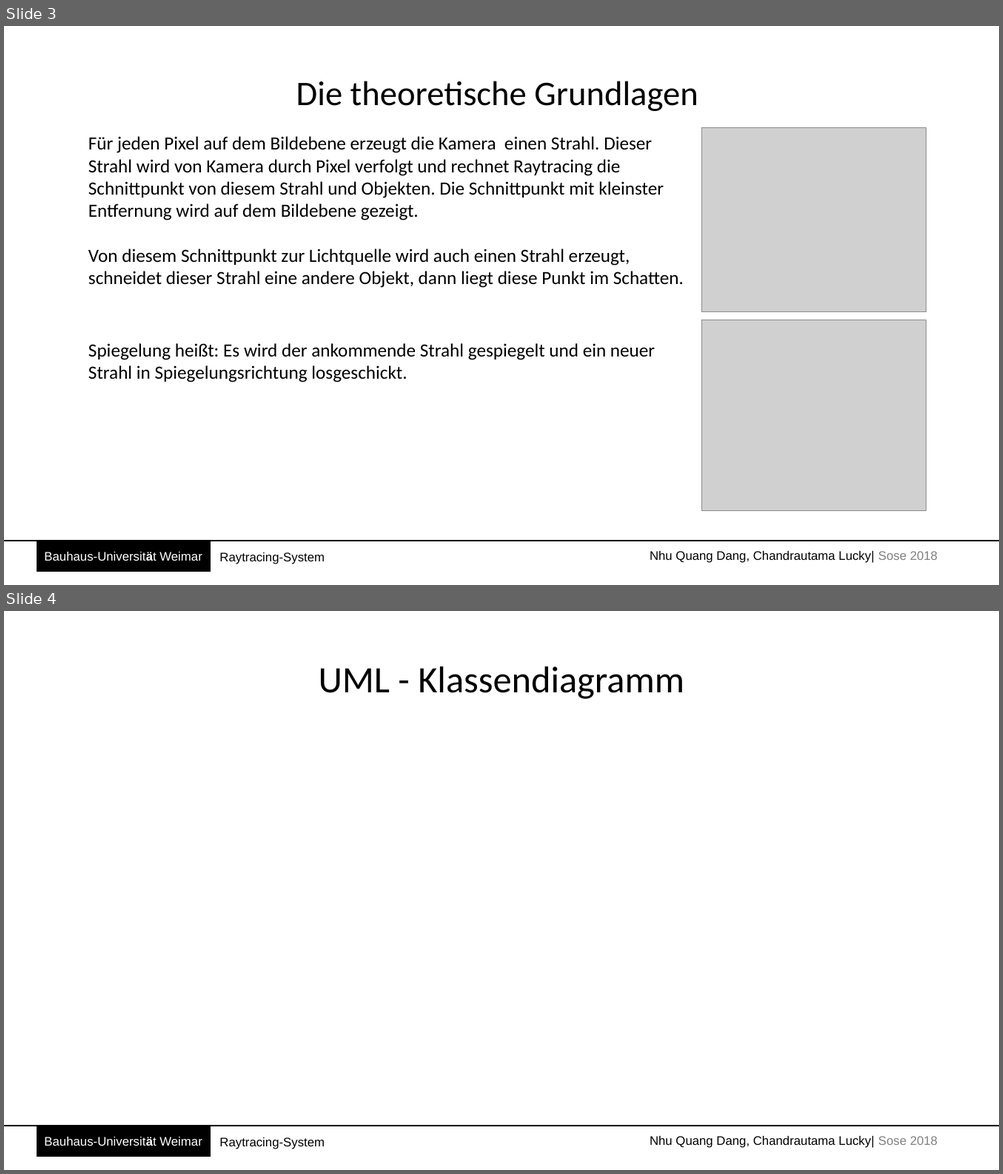
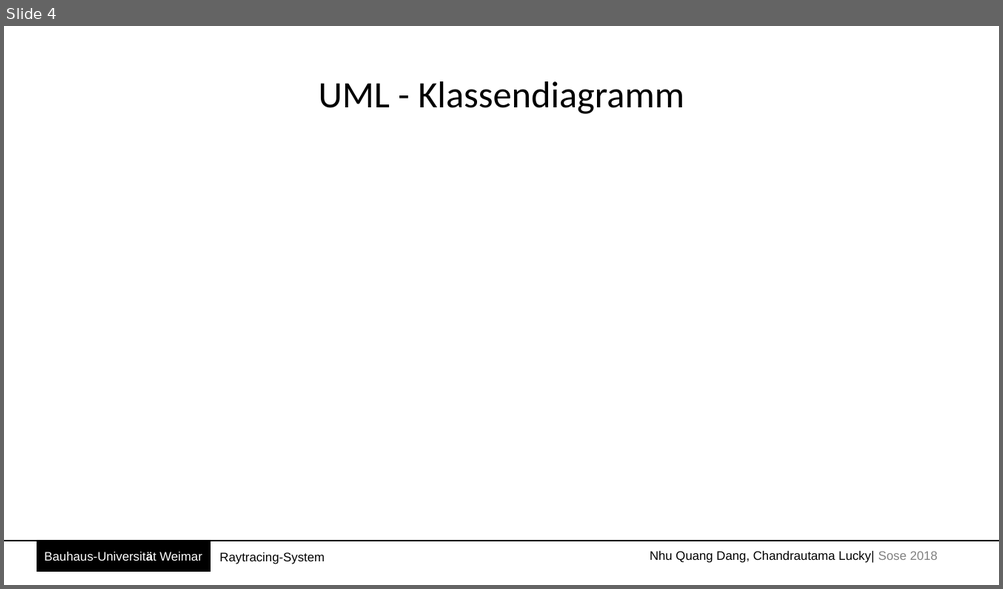
Before and after one commit to Batshaw/Coorp, a slide deck: Prasentation/raytracing.pptx. Shown one above the other, each under a label of ours: slides 3 and 4 before the commit, slide 4 after it. The pictures are 1003x1174 and 1003x589 pixels, drawn with LibreOffice and Linux fonts; fonts in the diff are those of the drawing; grey boxes stand for pictures. Boxes give left, top, right and bottom in pixels: in the first picture for what was removed or moved away, otherwise in the second. Text is boxed around its words. In the diff, an @@ line names an element or a change of style, - is before the commit and + after.

```diff
--- a/Prasentation/raytracing.pptx
+++ b/Prasentation/raytracing.pptx
@@ slide 3 removed at box(4, 26, 999, 585), background #FFFFFF @@
@@ text removed at box(296, 81, 697, 111) @@
-Die theoretische Grundlagen
@@ text removed at box(88, 136, 683, 288) @@
-Für jeden Pixel auf dem Bildebene erzeugt die Kamera einen Strahl. Dieser Strahl wird von Kamera durch Pixel verfolgt und rechnet Raytracing die Schnittpunkt von diesem Strahl und Objekten. Die Schnittpunkt mit kleinster Entfernung wird auf dem Bildebene gezeigt.
-Von diesem Schnittpunkt zur Lichtquelle wird auch einen Strahl erzeugt, schneidet dieser Strahl eine andere Objekt, dann liegt diese Punkt im Schatten.
@@ picture removed at box(702, 128, 926, 312) @@
@@ picture removed at box(702, 321, 926, 511) @@
@@ text removed at box(88, 343, 654, 383) @@
-Spiegelung heißt: Es wird der ankommende Strahl gespiegelt und ein neuer Strahl in Spiegelungsrichtung losgeschickt.
@@ line removed from (4, 541) to (999, 541) @@
@@ rectangle removed at box(37, 542, 210, 571) @@
-Bauhaus-Universität Weimar
@@ text removed at box(219, 553, 324, 565) @@
-Raytracing-System
@@ text removed at box(649, 551, 937, 563) @@
-Nhu Quang Dang, Chandrautama Lucky| Sose 2018
```
Also in this commit, not shown: 3 slides changed, 7 slides added, 23 other files.
